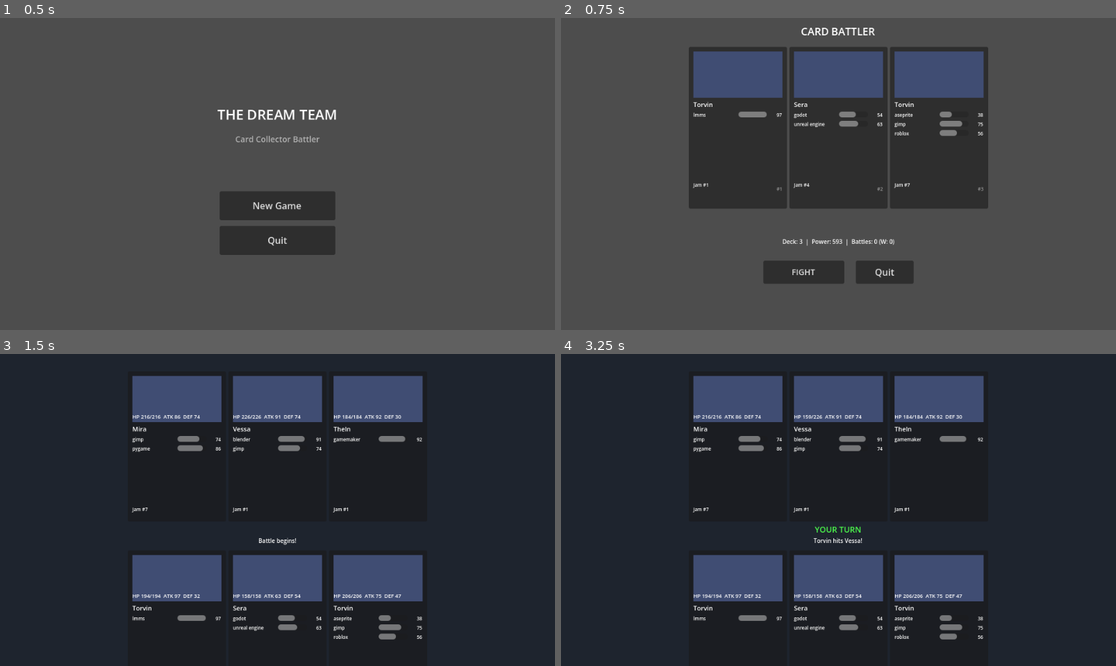
Above: before the commit, frames 1-4 (two rows, left to right).
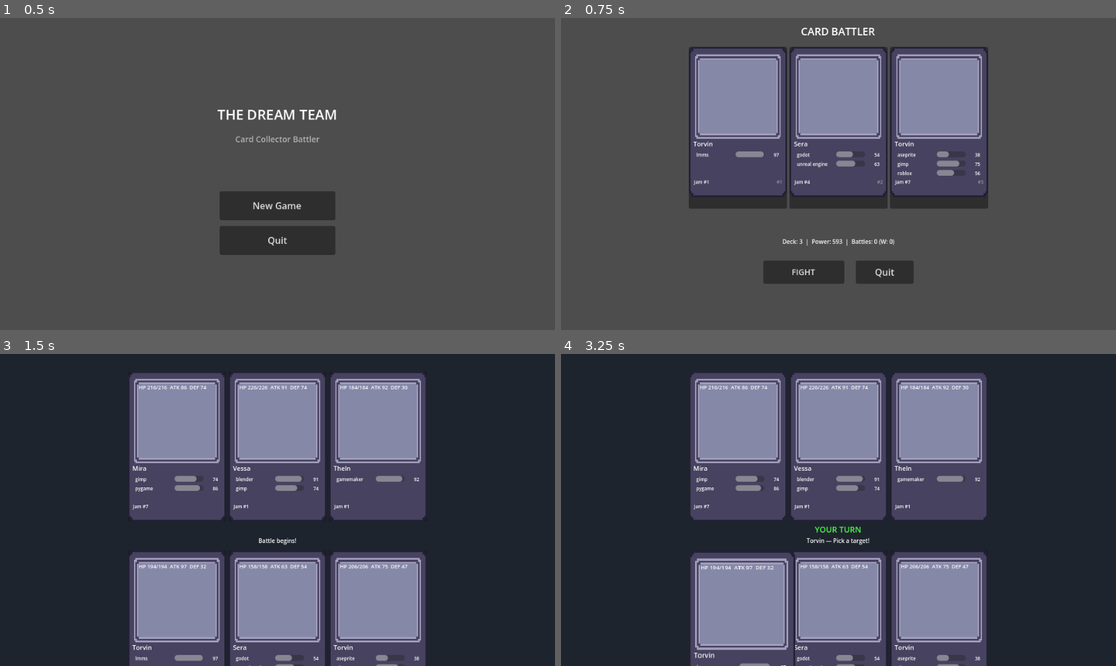
Above: after the commit, the same moments.

Repository: EnesBaytekin/the-dream-team
Game: Godot game, scene res://scenes/MainMenu.tscn
Same seed, same stepped clock (60 frames per second), same inputs: the game is played once before the commit and once after it.
Inputs (mouse positions are in pixels of both pictures, inside the frame that each line leads up to):
- Up to frame 1 (0.5 s): no input
- Up to frame 2 (0.75 s): click "New Game" at 0.5 s
- Up to frame 3 (1.5 s): click "FIGHT" at 1.25 s
- Up to frame 4 (3.25 s): tap Enter at 2 s; move the mouse to (738, 447) at 2.02 s; click (738, 447) at 2.17 s; move the mouse to (838, 447) at 2.77 s; click (838, 447) at 2.92 s

Frame 1 is identical in both runs. In frame 2, 23% of the frame differs, in the area x 23-77%, y 9-57%; in frame 3, 41%; in frame 4, 41%, in the area x 23-77%, y 6-100%.

Commit message:
chore: add card images

Diff:
--- a/project.godot
+++ b/project.godot
@@ -32,6 +32,7 @@
 
 [rendering]
 
+textures/canvas_textures/default_texture_filter=3
 rendering_device/driver.windows="d3d12"
 renderer/rendering_method="gl_compatibility"
 renderer/rendering_method.mobile="gl_compatibility"
--- a/scenes/CardDisplay.tscn
+++ b/scenes/CardDisplay.tscn
@@ -1,72 +1,77 @@
-[gd_scene load_steps=2 format=3]
+[gd_scene format=3 uid="uid://uhmu5pqsikw3"]
 
-[ext_resource type="Script" path="res://scripts/CardDisplay.gd" id="1"]
+[ext_resource type="Script" uid="uid://ddkh28geq5gw1" path="res://scripts/CardDisplay.gd" id="1"]
+[ext_resource type="Texture2D" uid="uid://di28ciuulg1fw" path="res://assets/card_base.png" id="2"]
 
-[node name="CardDisplay" type="Panel"]
+[node name="CardDisplay" type="Panel" unique_id=1549880554]
 custom_minimum_size = Vector2(170, 260)
-size = Vector2(170, 260)
+offset_right = 170.0
+offset_bottom = 260.0
 script = ExtResource("1")
 
-[node name="PortraitRect" type="ColorRect" parent="."]
+[node name="CardBaseTexture" type="TextureRect" parent="." unique_id=769424573]
 layout_mode = 0
-offset_left = 8
-offset_top = 8
-offset_right = 162
-offset_bottom = 88
-color = Color(0.25, 0.3, 0.45, 1)
+offset_right = 170.0
+offset_bottom = 260.0
+texture = ExtResource("2")
+expand_mode = 1
 
-[node name="BattleOverlay" type="Label" parent="."]
+[node name="PortraitRect" type="ColorRect" parent="." unique_id=1305741910]
 layout_mode = 0
-offset_left = 8
-offset_top = 72
-offset_right = 162
-offset_bottom = 88
-visible = false
+offset_left = 18.0
+offset_top = 22.0
+offset_right = 152.0
+offset_bottom = 150.0
+color = Color(0.25, 0.3, 0.45, 0.3)
 
-[node name="NameLabel" type="Label" parent="."]
+[node name="BattleOverlay" type="Label" parent="." unique_id=1208147832]
 layout_mode = 0
-offset_left = 8
-offset_top = 92
-offset_right = 162
-offset_bottom = 108
+offset_left = 19.0
+offset_top = 21.0
+offset_right = 152.0
+offset_bottom = 44.0
 
-[node name="SkillsContainer" type="VBoxContainer" parent="."]
+[node name="NameLabel" type="Label" parent="." unique_id=927699349]
 layout_mode = 0
-offset_left = 8
-offset_top = 112
-offset_right = 162
-offset_bottom = 230
+offset_left = 8.0
+offset_top = 160.0
+offset_right = 162.0
+offset_bottom = 183.0
 
-[node name="JamLabel" type="Label" parent="."]
+[node name="SkillsContainer" type="VBoxContainer" parent="." unique_id=1970778373]
 layout_mode = 0
-offset_left = 8
-offset_top = 233
-offset_right = 135
-offset_bottom = 248
+offset_left = 13.0
+offset_top = 181.0
+offset_right = 157.0
+offset_bottom = 229.0
 
-[node name="CardNumberLabel" type="Label" parent="."]
+[node name="JamLabel" type="Label" parent="." unique_id=799510820]
 layout_mode = 0
-offset_left = 130
-offset_top = 240
-offset_right = 162
-offset_bottom = 254
+offset_left = 9.0
+offset_top = 228.0
+offset_right = 136.0
+offset_bottom = 251.0
+
+[node name="CardNumberLabel" type="Label" parent="." unique_id=345111205]
+layout_mode = 0
+offset_left = 137.0
+offset_top = 228.0
+offset_right = 162.0
+offset_bottom = 251.0
 horizontal_alignment = 2
 
-[node name="DeadOverlay" type="ColorRect" parent="."]
+[node name="DeadOverlay" type="ColorRect" parent="." unique_id=1751517703]
+visible = false
 layout_mode = 0
-offset_left = 0
-offset_top = 0
-offset_right = 170
-offset_bottom = 260
+offset_right = 170.0
+offset_bottom = 260.0
 color = Color(0, 0, 0, 0.55)
-visible = false
 
-[node name="DeadLabel" type="Label" parent="DeadOverlay"]
+[node name="DeadLabel" type="Label" parent="DeadOverlay" unique_id=399841448]
 layout_mode = 0
-offset_left = 0
-offset_top = 110
-offset_right = 170
-offset_bottom = 140
+offset_top = 110.0
+offset_right = 170.0
+offset_bottom = 140.0
 text = "DEFEATED"
 horizontal_alignment = 1
 vertical_alignment = 1
--- a/scripts/CardDisplay.gd
+++ b/scripts/CardDisplay.gd
@@ -22,6 +22,10 @@
 func _ready():
 	if Engine.is_editor_hint():
 		return
+	# Make panel transparent so CardBaseTexture shows through
+	var transparent_sb = StyleBoxFlat.new()
+	transparent_sb.bg_color = Color.TRANSPARENT
+	add_theme_stylebox_override("panel", transparent_sb)
 	_setup_fonts()
 	mouse_entered.connect(_on_mouse_enter)
 	mouse_exited.connect(_on_mouse_exit)
Binary file added: assets/card_base.png
Not shown, added: assets/card_base.png.import
